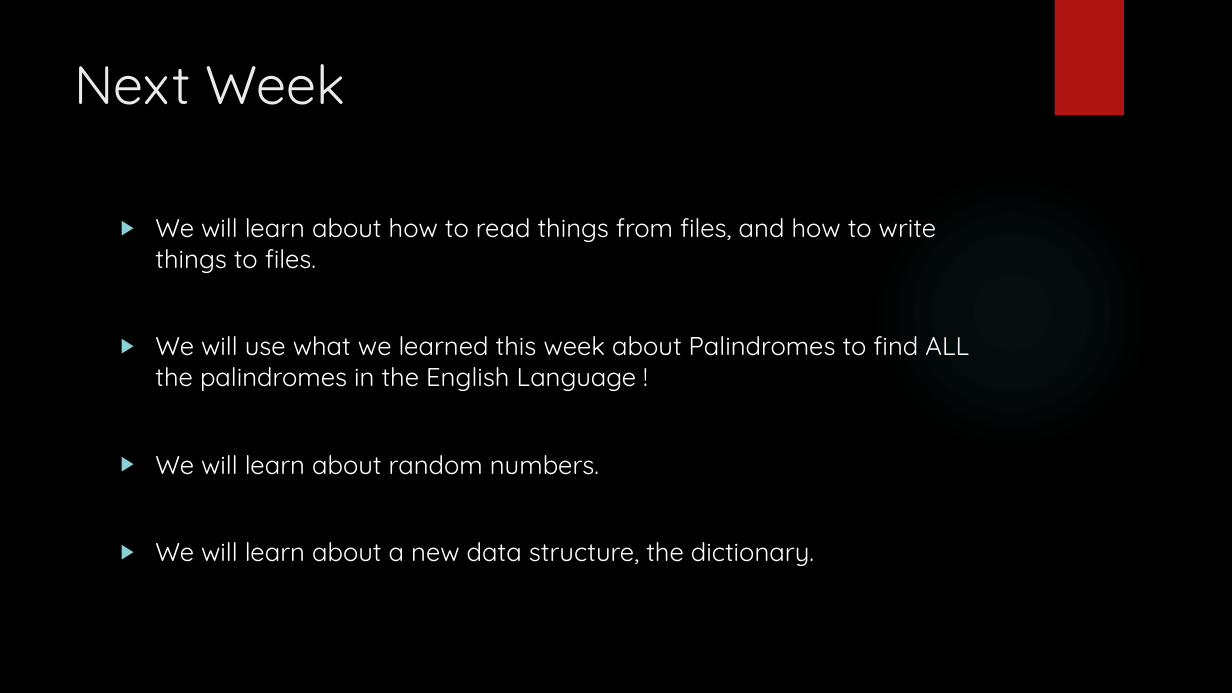
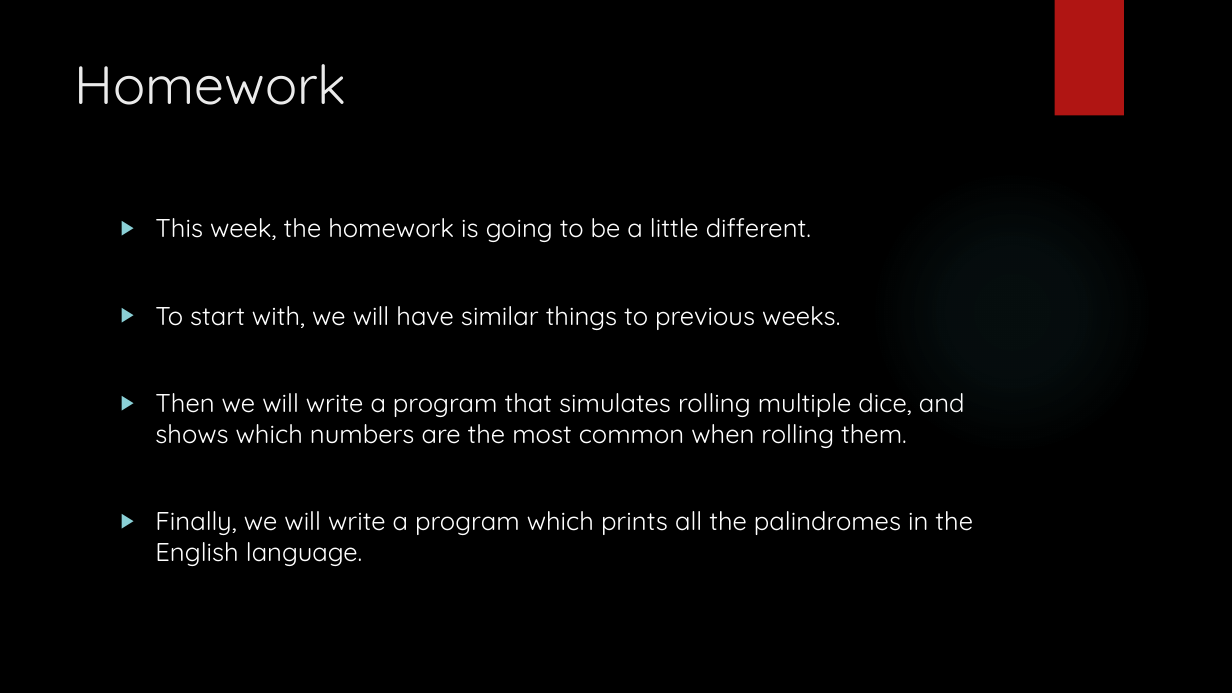
Before and after one commit to davidgroves/DGM_Tutorials, a slide deck: slide 25 of week5/week5.pptx (slide 23 before the commit). Drawn at 1232x693 pixels with LibreOffice and Linux fonts; fonts in the diff are those of the drawing; background and template pictures are left out. Boxes give left, top, right and bottom in pixels: in the first picture for what was removed or moved away, otherwise in the second. Text is boxed around its words. In the diff, an @@ line names an element or a change of style, - is before the commit and + after.

Commit message:
Week 5 partial checkin.

```diff
--- a/week5/week5.pptx
+++ b/week5/week5.pptx
@@ title at [75, 64, 347, 105]: text changed @@
-Next Week
+Homework
@@ text at [155, 218, 973, 566]: text changed @@
-▶ We will learn about how to read things from files, and how to write things to files.
-▶ We will use what we learned this week about Palindromes to find ALL the palindromes in the English Language !
-▶ We will learn about random numbers.
-▶ We will learn about a new data structure, the dictionary.
+▶ This week, the homework is going to be a little different.
+▶ To start with, we will have similar things to previous weeks.
+▶ Then we will write a program that simulates rolling multiple dice, and shows which numbers are the most common when rolling them.
+▶ Finally, we will write a program which prints all the palindromes in the English language.
```
Also in this commit, not shown: 1 other slide changed, 31 slides added, 20 slides removed.
